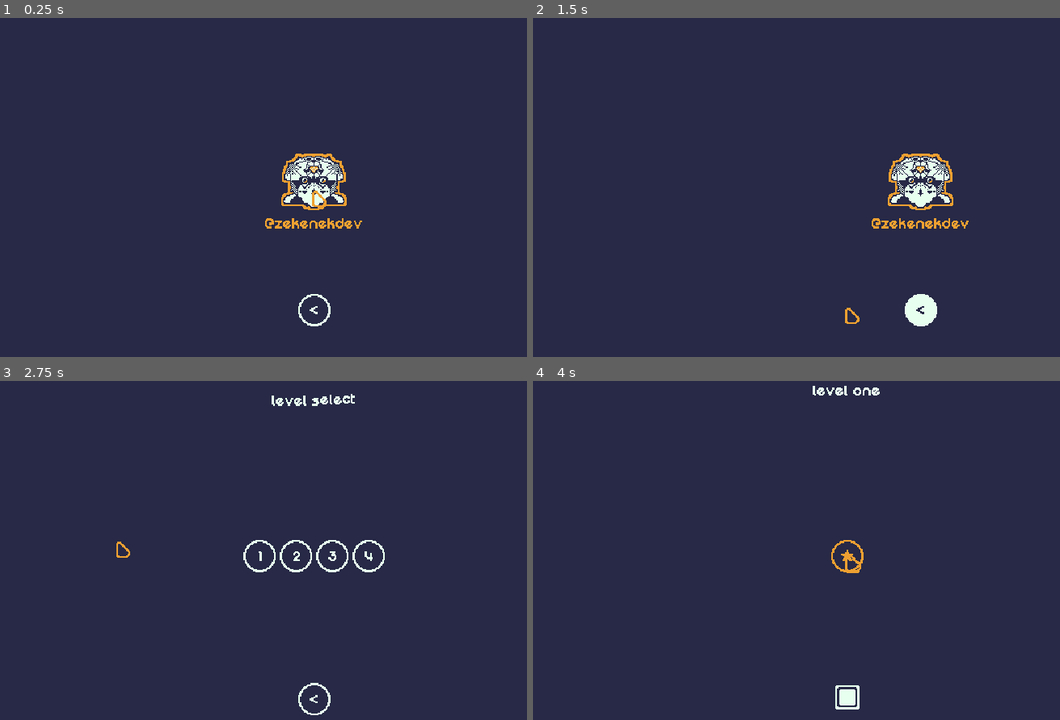
Above: before the commit, frames 1-4 (two rows, left to right).
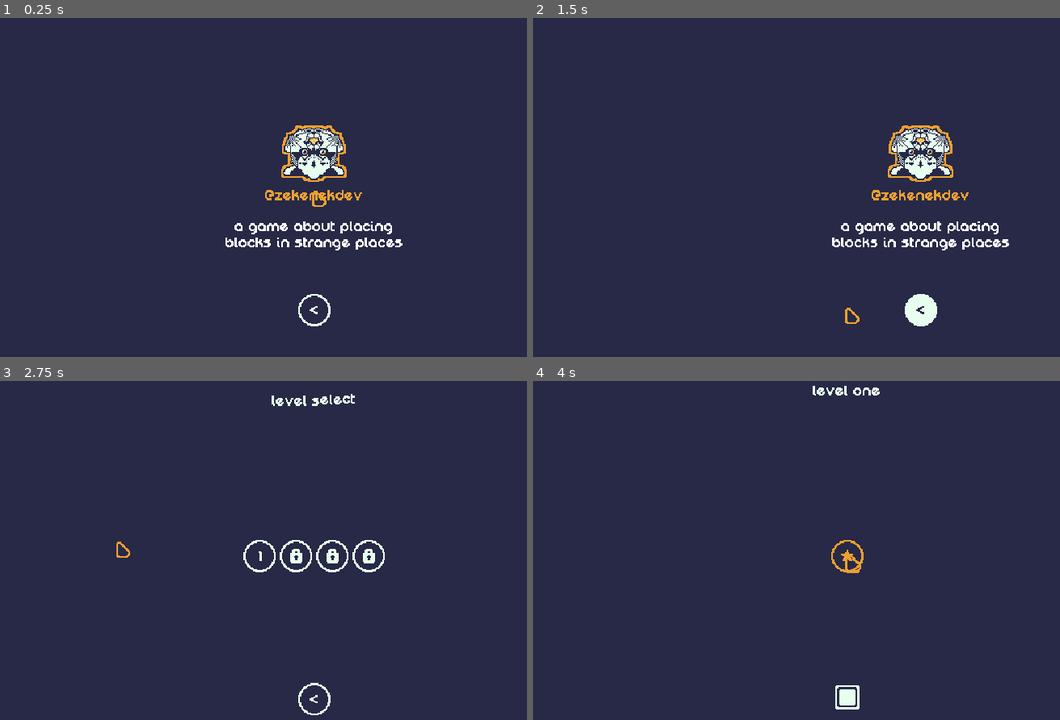
Above: after the commit, the same moments.

Repository: mrbartchak/brackeys-game-jam-2026.1
Game: Godot game, scene res://ui/screens/about.tscn
Two runs of this game, one before a commit and one after it. Both use one fixed random seed, a clock stepped at 60 frames per second and the inputs below. This scene is started directly instead of the project's main scene.
Inputs (mouse positions are in pixels of both pictures, inside the frame that each line leads up to):
- Up to frame 1 (0.25 s): no input
- Up to frame 2 (1.5 s): tap Enter at 0.5 s; move the mouse to (991, 173) at 0.52 s; press the mouse at (991, 173) at 0.53 s; release the mouse at (991, 173) at 1.25 s; click (849, 309) at 1.25 s
- Up to frame 3 (2.75 s): click (115, 543) at 2 s
- Up to frame 4 (4 s): click "1" at 2.75 s; tap Space at 3.5 s; drag from (717, 574) to (849, 557) at 3.52 s

The runs differ from the first frame. In frame 1, 2.7% of the frame differs, in the area x 42-77%, y 31-69%; in frame 2, 2.7%, in the area x 56-91%, y 31-69%; in frame 3, 0.2%; in frame 4, nothing differs.

Commit message:
display locked level

Diff:
--- a/core/game_manager.gd
+++ b/core/game_manager.gd
@@ -15,7 +15,8 @@
 
 func _ready() -> void:
 	if unlocked_levels.is_empty():
-		unlocked_levels.append_array(level_list.keys())
+		#unlocked_levels.append_array(level_list.keys())
+		unlocked_levels.append("level_01")
 
 func load_level(level_id: String) -> void:
 	if not level_list.has(level_id):
--- a/ui/components/level_button.gd
+++ b/ui/components/level_button.gd
@@ -16,3 +16,16 @@
 
 	level_label.text = level_number if level_number else "NaN"
 	level_label.add_theme_color_override("font_color", "#e7ffee")
+
+	if not GameManager.unlocked_levels.has(level_id):
+		_display_locked()
+	else:
+		_display_unlocked()
+
+func _display_locked() -> void:
+	self.disabled = true
+	level_label.hide()
+
+func _display_unlocked() -> void:
+	self.disabled = false
+	level_label.show()
--- a/ui/components/level_button.tscn
+++ b/ui/components/level_button.tscn
@@ -11,12 +11,17 @@
 atlas = ExtResource("1_vycqi")
 region = Rect2(0, 32, 32, 32)
 
+[sub_resource type="AtlasTexture" id="AtlasTexture_4axvw"]
+atlas = ExtResource("1_vycqi")
+region = Rect2(0, 64, 32, 32)
+
 [node name="LevelButton" type="TextureButton"]
 offset_right = 32.0
 offset_bottom = 32.0
 texture_normal = SubResource("AtlasTexture_xj4ek")
 texture_pressed = SubResource("AtlasTexture_2cptc")
 texture_hover = SubResource("AtlasTexture_2cptc")
+texture_disabled = SubResource("AtlasTexture_4axvw")
 texture_focused = SubResource("AtlasTexture_xj4ek")
 script = ExtResource("2_xj4ek")
 
--- a/ui/screens/about.tscn
+++ b/ui/screens/about.tscn
@@ -46,6 +46,14 @@
 layout_mode = 2
 text = "@zekenekdev"
 label_settings = SubResource("LabelSettings_2y2k4")
+horizontal_alignment = 1
+
+[node name="TextEdit" type="RichTextLabel" parent="CenterContent/Content"]
+custom_minimum_size = Vector2(200, 50)
+layout_mode = 2
+text = "a game about placing blocks in strange places"
+horizontal_alignment = 1
+vertical_alignment = 1
 
 [node name="BackButton" parent="." instance=ExtResource("2_ygndi")]
 layout_mode = 1
Binary file changed: ui/assets/level_buttons.png
Not shown: 1 places in ui/components/level_button.tscn that only renumber resources
